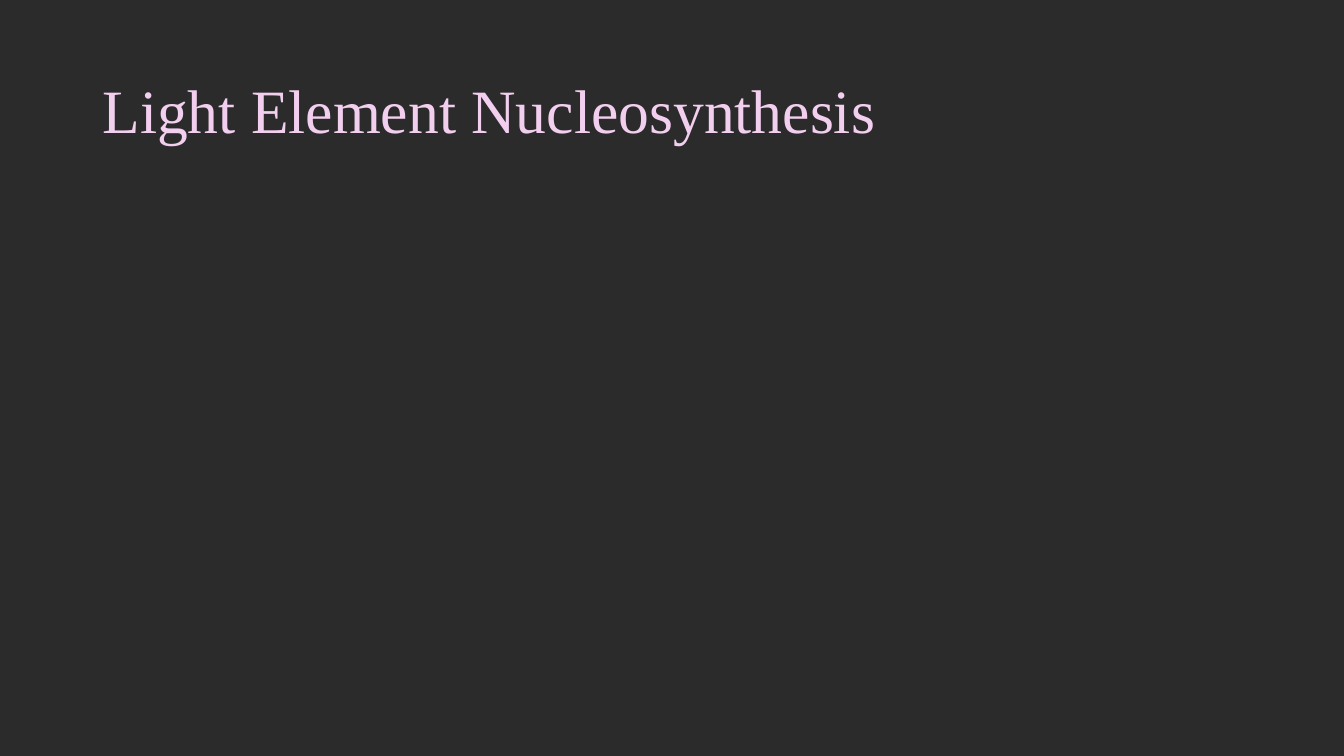
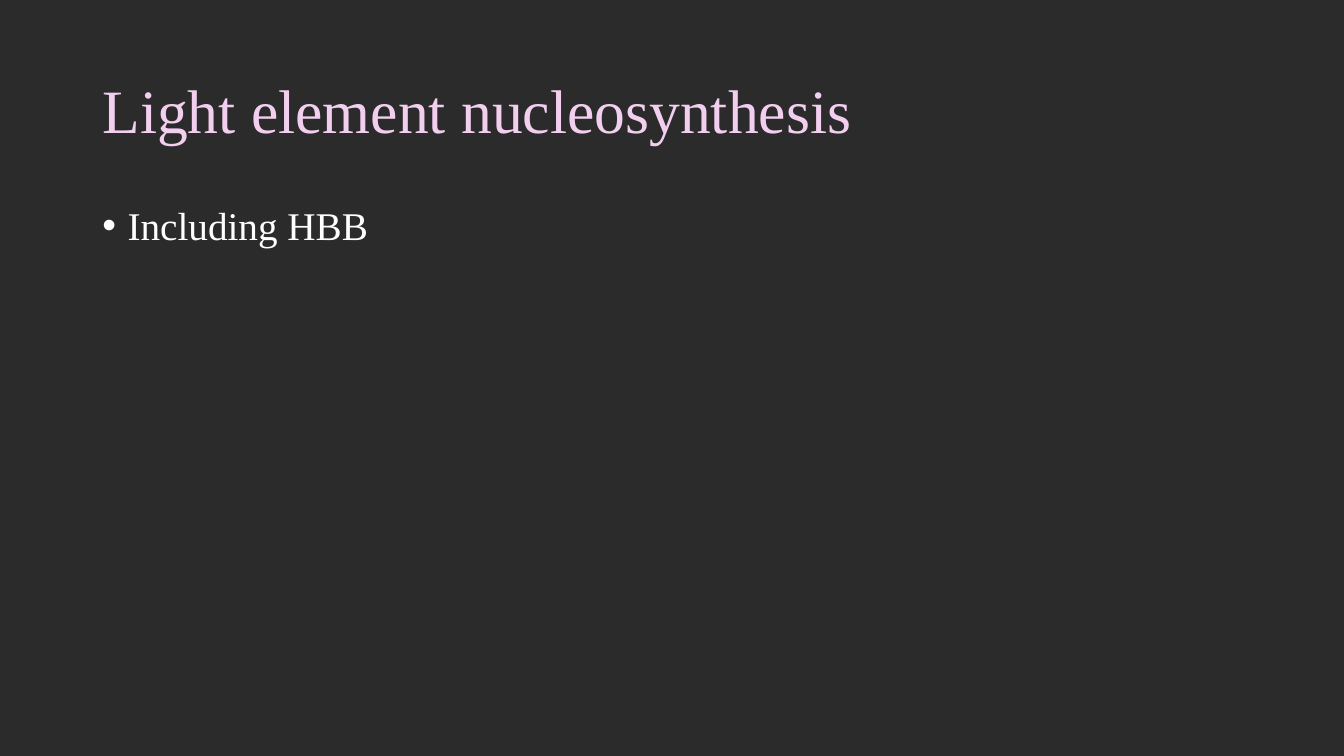
Before and after one commit to giulia-cinquegrana/bridgce2026-stellar-nucleosynthesis, a slide deck: slide 8 of Lectures/all_slides.pptx (slide 7 before the commit). Drawn at 1344x756 pixels with LibreOffice and Linux fonts; fonts in the diff are those of the drawing; background and template pictures are left out; a plain dark background stands for a picture behind light text. Boxes give left, top, right and bottom in pixels: in the first picture for what was removed or moved away, otherwise in the second. Text is boxed around its words. In the diff, an @@ line names an element or a change of style, - is before the commit and + after.

```diff
--- a/Lectures/all_slides.pptx
+++ b/Lectures/all_slides.pptx
@@ title at <box>102,90,851,144</box>: text changed @@
-Light Element Nucleosynthesis
+Light element nucleosynthesis
@@ text added at <box>128,212,368,247</box>, 28 pt, text #FFFFFF @@
+• Including HBB
```
Also in this commit, not shown: 11 other slides changed, 1 slide added, 2 other files.
